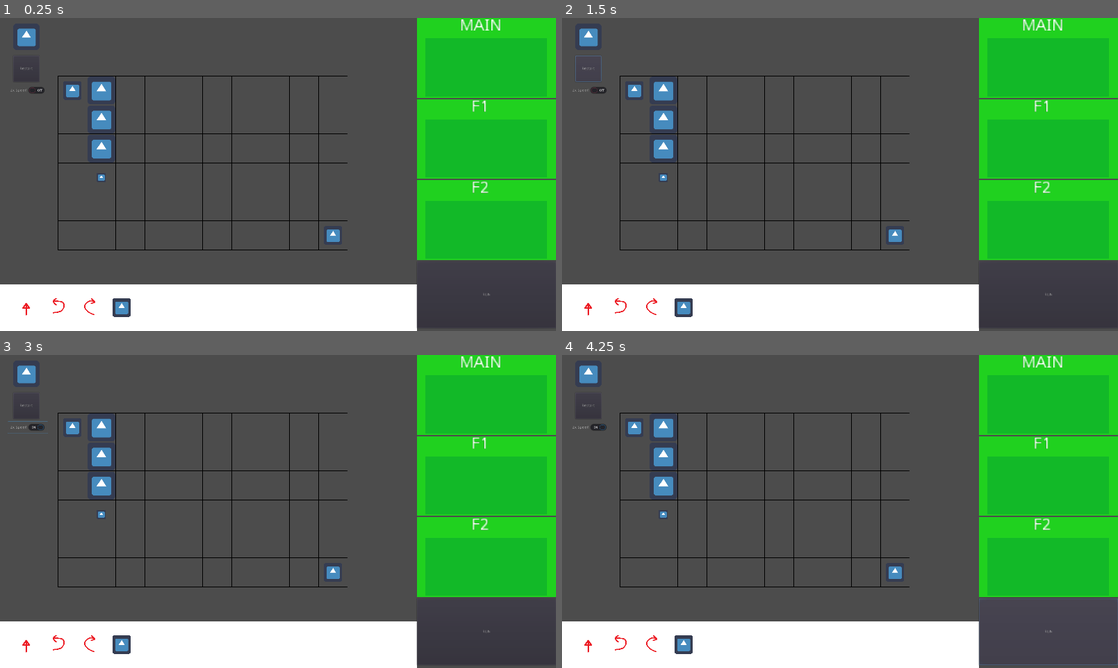
Above: before the commit, frames 1-4 (two rows, left to right).
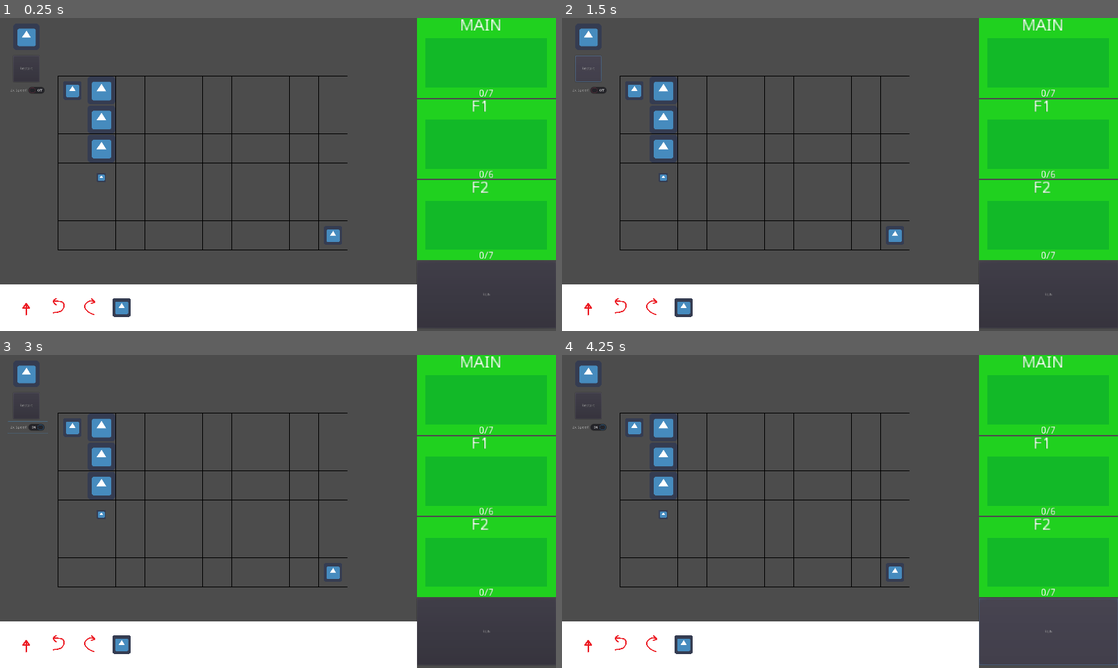
Above: after the commit, the same moments.

Repository: The-Koopalings/Flee_The_Factory
Game: Godot game, scene res://Scenes/Levels/ProofOfConcept.tscn
Two runs of this game, one before a commit and one after it. Both use one fixed random seed, a clock stepped at 60 frames per second and the inputs below. The engine's default icon, where the game draws it, is replaced by a stand-in: a white triangle on a blue panel in a dark square.
Inputs:
- Up to frame 1 (0.25 s): no input
- Up to frame 2 (1.5 s): click "Restart" at 0.5 s; click "Restart" at 1.25 s
- Up to frame 3 (3 s): click "Restart" at 2 s; click "2x Speed" at 2.75 s
- Up to frame 4 (4.25 s): click "RUN" at 3.5 s

The runs differ from the first frame. In frame 1, 0.1% of the frame differs, in the area x 74-89%, y 22-100%; in frame 2, 0.1%; in frame 3, 0.1%; in frame 4, 0.1%.

Commit message:
Added code block counter

Diff:
--- a/Scenes/Level_Components/IDE_Elements/FunctionBlock.tscn
+++ b/Scenes/Level_Components/IDE_Elements/FunctionBlock.tscn
@@ -1,9 +1,10 @@
-[gd_scene load_steps=3 format=2]
+[gd_scene load_steps=4 format=2]
 
 [ext_resource path="res://Scripts/Level_Components/IDE_Elements/FunctionBlockArea.gd" type="Script" id=1]
+[ext_resource path="res://Scripts/Level_Components/IDE_Elements/Counter.gd" type="Script" id=2]
 
 [sub_resource type="RectangleShape2D" id=1]
-extents = Vector2( 207.5, 97 )
+extents = Vector2( 210, 84 )
 
 [node name="FunctionBlockControl" type="Control"]
 margin_right = 480.0
@@ -22,15 +23,18 @@
 [node name="FunctionBlockArea" type="Area2D" parent="."]
 position = Vector2( 30, 70 )
 script = ExtResource( 1 )
+__meta__ = {
+"_editor_description_": "Code for this assumes it has children nodes called CollisionShape2D and  ColorRect, change area_exited() function if this is changed, as well as input_event() if number of non-code block children changes from 2. "
+}
 
 [node name="CollisionShape2D" type="CollisionShape2D" parent="FunctionBlockArea"]
-position = Vector2( 210, 100 )
+position = Vector2( 210, 85 )
 shape = SubResource( 1 )
 
 [node name="ColorRect" type="ColorRect" parent="FunctionBlockArea"]
 margin_right = 420.0
-margin_bottom = 200.0
-rect_min_size = Vector2( 420, 200 )
+margin_bottom = 170.0
+rect_min_size = Vector2( 420, 170 )
 mouse_filter = 2
 color = Color( 0.0745098, 0.729412, 0.160784, 1 )
 
@@ -41,6 +45,17 @@
 mouse_filter = 2
 color = Color( 0.129412, 0.823529, 0.12549, 1 )
 
+[node name="Counter" type="Label" parent="."]
+margin_left = 177.5
+margin_top = 244.0
+margin_right = 227.5
+margin_bottom = 259.0
+rect_min_size = Vector2( 50, 15 )
+rect_scale = Vector2( 2.5, 2.5 )
+text = "0/7"
+align = 1
+script = ExtResource( 2 )
+
 [connection signal="area_entered" from="FunctionBlockArea" to="FunctionBlockArea" method="_on_FunctionBlockArea_area_entered"]
 [connection signal="area_exited" from="FunctionBlockArea" to="FunctionBlockArea" method="_on_FunctionBlockArea_area_exited"]
 [connection signal="input_event" from="FunctionBlockArea" to="FunctionBlockArea" method="_on_FunctionBlockArea_input_event"]
--- a/Scenes/Levels/ProofOfConcept.tscn
+++ b/Scenes/Levels/ProofOfConcept.tscn
@@ -45,6 +45,9 @@
 [node name="Label" parent="IDE/F1" index="0"]
 text = "F1"
 
+[node name="Counter" parent="IDE/F1" index="3"]
+maxBlocks = 6
+
 [node name="F2" parent="IDE" instance=ExtResource( 11 )]
 margin_top = 792.0
 margin_bottom = 1067.0
--- /dev/null
+++ b/Scripts/Level_Components/IDE_Elements/Counter.gd
@@ -0,0 +1,13 @@
+extends Label
+
+export var maxBlocks = 7
+
+# Called when the node enters the scene tree for the first time.
+func _ready():
+	display(0)
+
+func display(numBlocks):
+	text = str(numBlocks) + "/" + str(maxBlocks)
+# Called every frame. 'delta' is the elapsed time since the previous frame.
+#func _process(delta):
+#	pass
--- a/Scripts/Level_Components/IDE_Elements/FunctionBlockArea.gd
+++ b/Scripts/Level_Components/IDE_Elements/FunctionBlockArea.gd
@@ -8,6 +8,7 @@
 var RotateLeft = load(PathToCodeBlocks + "RotateLeft.tscn")
 var RotateRight = load(PathToCodeBlocks + "RotateRight.tscn")
 var Interact  = load(PathToCodeBlocks + "Interact.tscn")
+onready var counter = get_node("../Counter")
 
 var numBlocks = 0
 var rowSize = 7
@@ -47,7 +48,6 @@
 			child = childNode
 			removeChild = true
 	justCreated = false
-			#numBlocks -= 1
 
 
 #Something is dropped in function area
@@ -67,13 +67,15 @@
 				"Interact":
 					child = Interact.instance()
 		#Add codeblock node to tree
-		if child:
+		if child and numBlocks < counter.maxBlocks:
 			var x = xOffset + blockSize * (numBlocks%rowSize)
 			var y = yOffset + blockSize * int(numBlocks/rowSize)
 			child.position = Vector2(x, y)
 			numBlocks += 1
 			add_child(child, true)
 			justCreated = true
+			counter.display(numBlocks)
+
 		#print("DROPPED " + CodeBlock.name + " in " + name)
 
 
@@ -83,3 +85,5 @@
 		child.queue_free()
 		removeChild = false
 		child = null
+		numBlocks -= 1
+		counter.display(numBlocks)
